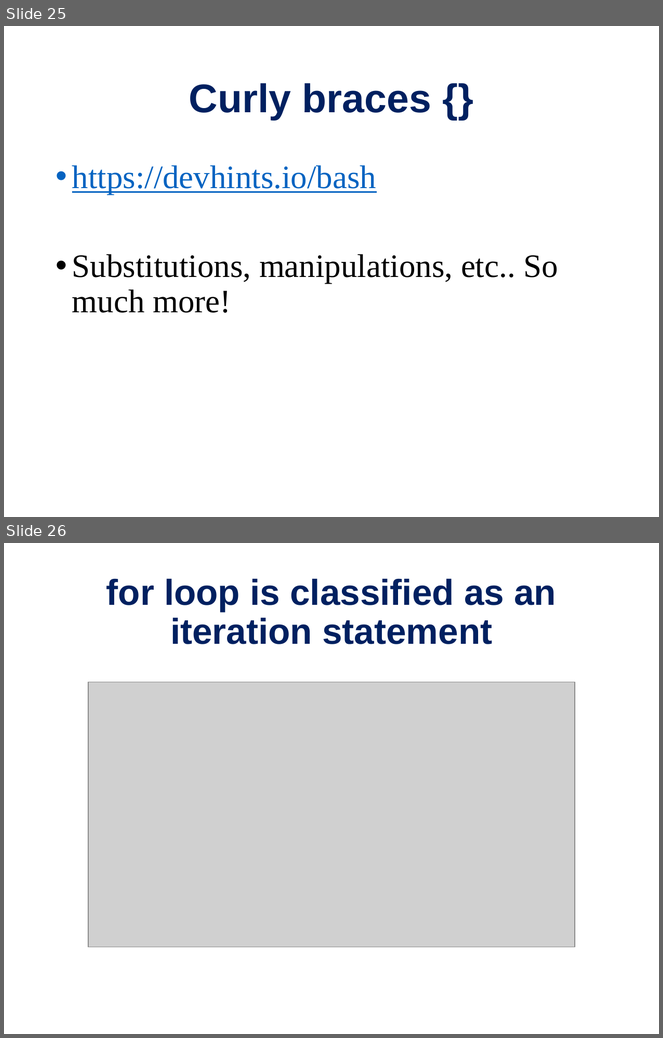
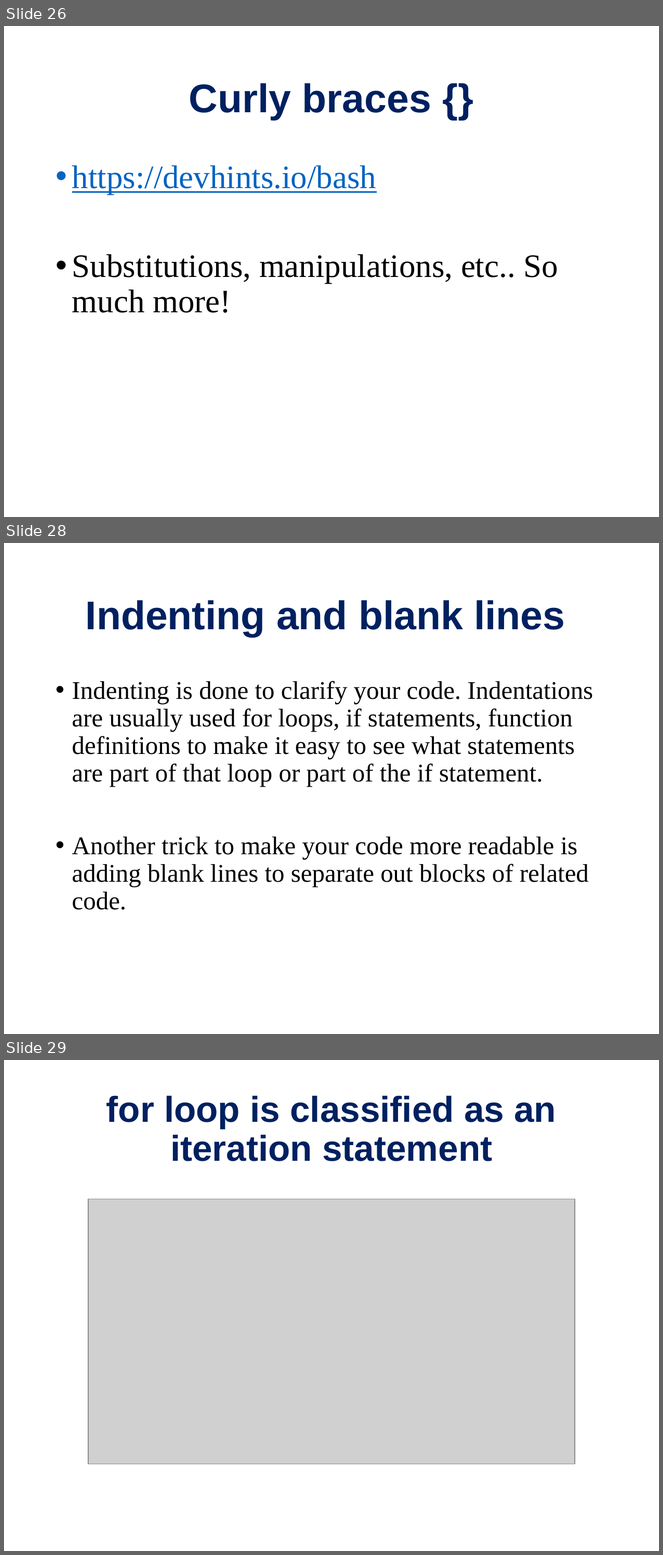
Before and after one commit to PRodriguez19/Intro-to-rnaseq, a slide deck: lectures/Lecture9-MMG232.pptx. Shown one above the other, each under a label of ours: slides 25 and 26 before the commit, slides 26, 28 and 29 after it; the slides between them are not shown. The pictures are 663x1038 and 663x1555 pixels, drawn with LibreOffice and Linux fonts; fonts in the diff are those of the drawing; grey boxes stand for pictures. Boxes give left, top, right and bottom in pixels: in the first picture for what was removed or moved away, otherwise in the second. Text is boxed around its words. In the diff, an @@ line names an element or a change of style, - is before the commit and + after.

```diff
--- a/lectures/Lecture9-MMG232.pptx
+++ b/lectures/Lecture9-MMG232.pptx
@@ slide 28 added at [4,543,659,1034], background #FFFFFF @@
@@ title added at [86,600,565,637], 44 pt, text #002060, bold @@
+Indenting and blank lines
@@ text added at [72,681,593,910], 28 pt, text #000000 @@
+• Indenting is done to clarify your code. Indentations are usually used for loops, if statements, function definitions to make it easy to see what statements are part of that loop or part of the if statement.
+• Another trick to make your code more readable is adding blank lines to separate out blocks of related code.
@@ what was slide 25 is now slide 26 @@
@@ what was slide 26 is now slide 29 @@
```
Also in this commit, not shown: 7 slides changed, 5 other slides added, 1 other file.
